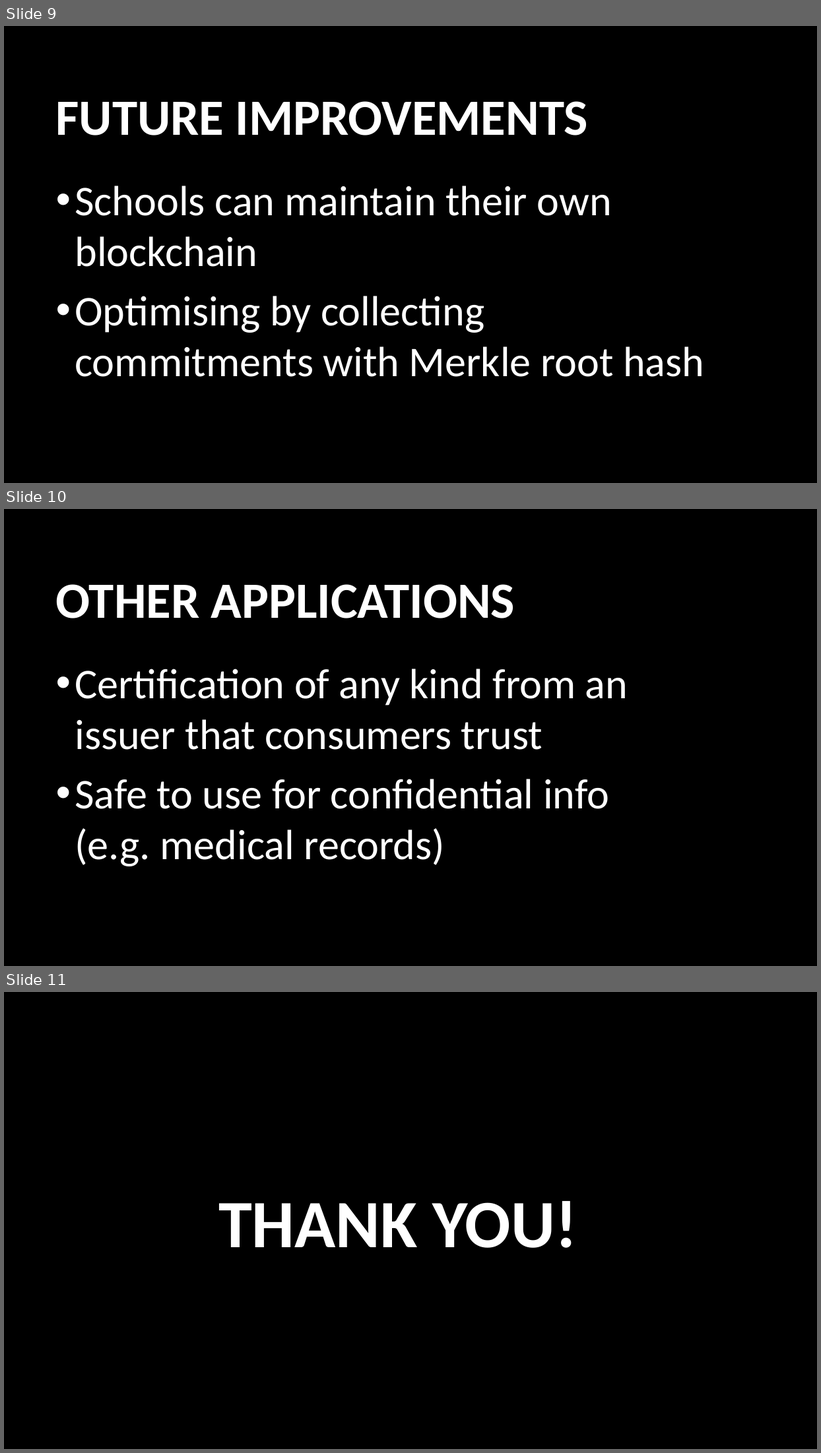
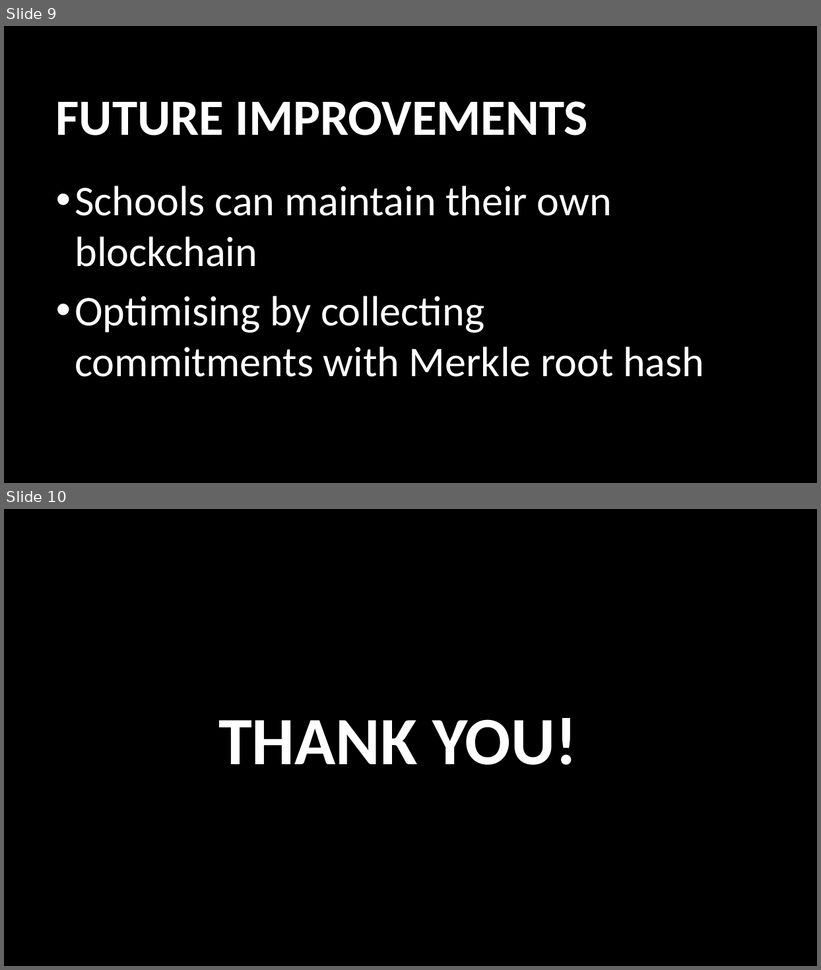
Before and after one commit to usop7/MachoHacks2018, a slide deck: MachoHacks2018.pptx. Shown one above the other, each under a label of ours: slides 9, 10 and 11 before the commit, slides 9 and 10 after it. The pictures are 821x1453 and 821x970 pixels, drawn with LibreOffice and Linux fonts; fonts in the diff are those of the drawing; background and template pictures are left out. Boxes give left, top, right and bottom in pixels: in the first picture for what was removed or moved away, otherwise in the second. Text is boxed around its words. In the diff, an @@ line names an element or a change of style, - is before the commit and + after.

```diff
--- a/MachoHacks2018.pptx
+++ b/MachoHacks2018.pptx
@@ slide 10 removed at (4, 509, 817, 966), background picture (left out) @@
@@ title removed at (56, 584, 516, 619) @@
-OTHER APPLICATIONS
@@ text removed at (75, 669, 628, 867) @@
-• Certification of any kind from an issuer that consumers trust
-• Safe to use for confidential info
-  (e.g. medical records)
@@ what was slide 11 is now slide 10 @@
```
Also in this commit, not shown: 7 slides changed, 1 slide added, 1 other slide removed.
